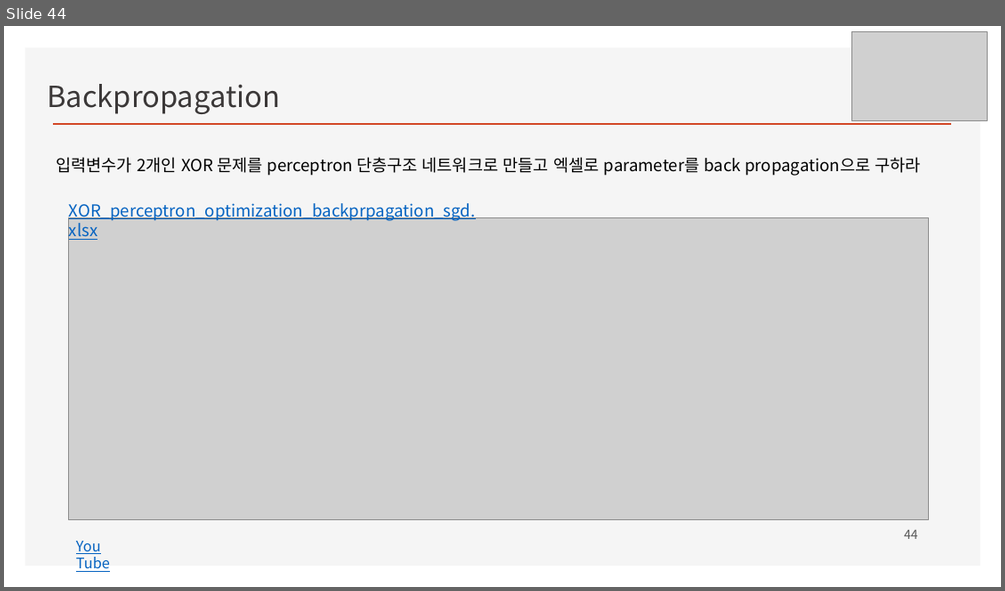
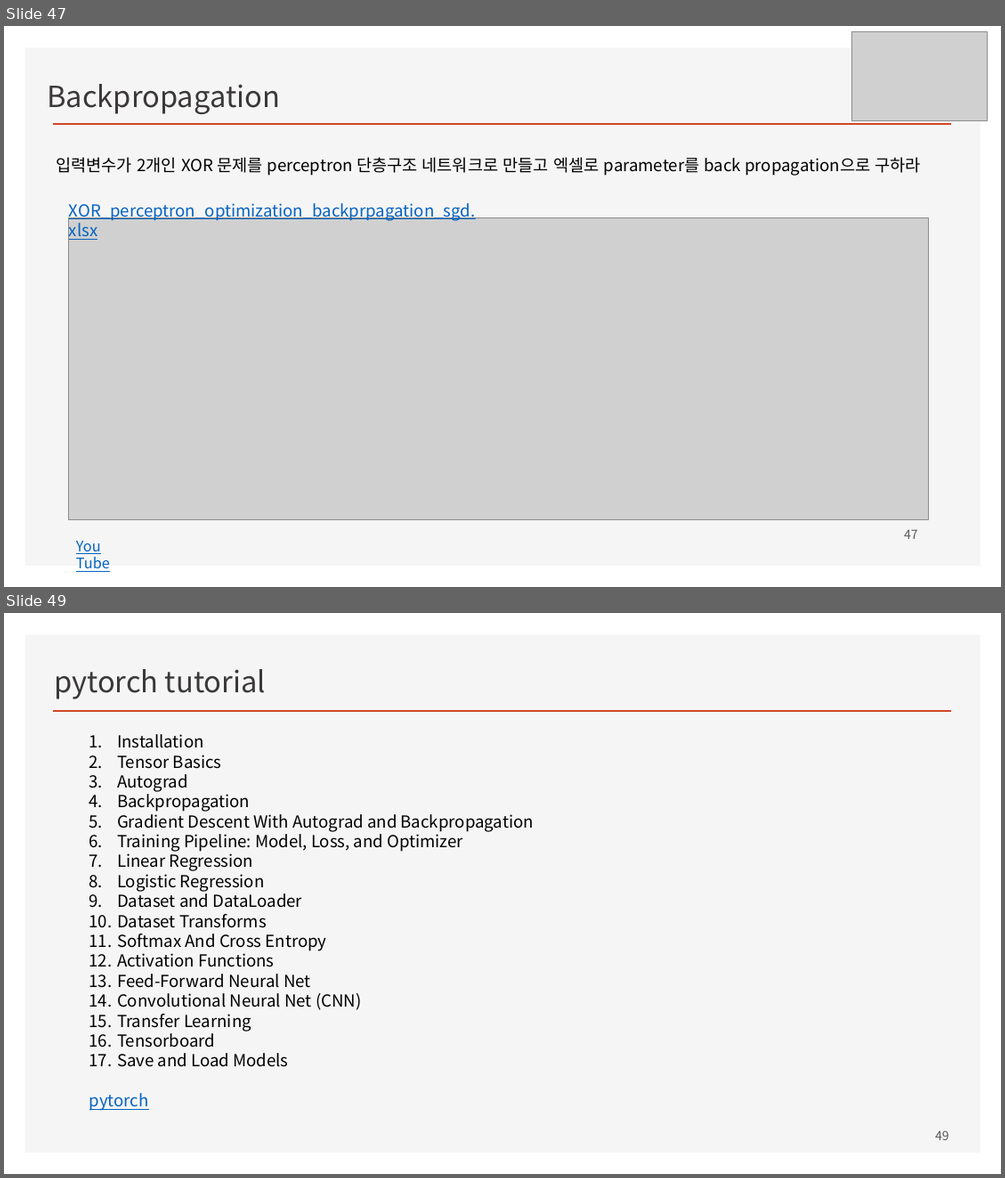
Before and after one commit to ancestor9/mathematics-for-machine-learning, a slide deck: Linear_Algebra/w4_Perceptron_Regression.pptx. Shown one above the other, each under a label of ours: slide 44 before the commit, slides 47 and 49 after it; the slides between them are not shown. The pictures are 1005x591 and 1005x1178 pixels, drawn with LibreOffice and Linux fonts; fonts in the diff are those of the drawing; grey boxes stand for pictures; background and template pictures are left out. Boxes give left, top, right and bottom in pixels: in the first picture for what was removed or moved away, otherwise in the second. Text is boxed around its words. In the diff, an @@ line names an element or a change of style, - is before the commit and + after.

```diff
--- a/Linear_Algebra/w4_Perceptron_Regression.pptx
+++ b/Linear_Algebra/w4_Perceptron_Regression.pptx
@@ slide 49 added at bbox=[4, 613, 1001, 1174], background #FFFFFF; not listed: 2 template elements that a slide beside it also shows @@
@@ title added at bbox=[54, 669, 266, 699], 28 pt, text #3B3838 @@
+pytorch tutorial
@@ text added at bbox=[89, 734, 534, 1111], 16 pt, text #000000 @@
+1. Installation
+2. Tensor Basics
+3. Autograd
+4. Backpropagation
+5. Gradient Descent With Autograd and Backpropagation
+6. Training Pipeline: Model, Loss, and Optimizer
+7. Linear Regression
+8. Logistic Regression
+9. Dataset and DataLoader
+10. Dataset Transforms
+11. Softmax And Cross Entropy
+12. Activation Functions
+13. Feed-Forward Neural Net
+14. Convolutional Neural Net (CNN)
+15. Transfer Learning
+16. Tensorboard
+17. Save and Load Models
+pytorch
@@ page number added at bbox=[935, 1130, 949, 1140], 12 pt, text #595959 @@
+49
@@ what was slide 44 is now slide 47 @@
@@ page number at bbox=[904, 530, 918, 539]: text changed @@
-44
+47
```
Also in this commit, not shown: 5 slides changed, 2 other slides added, 3 slides removed.
